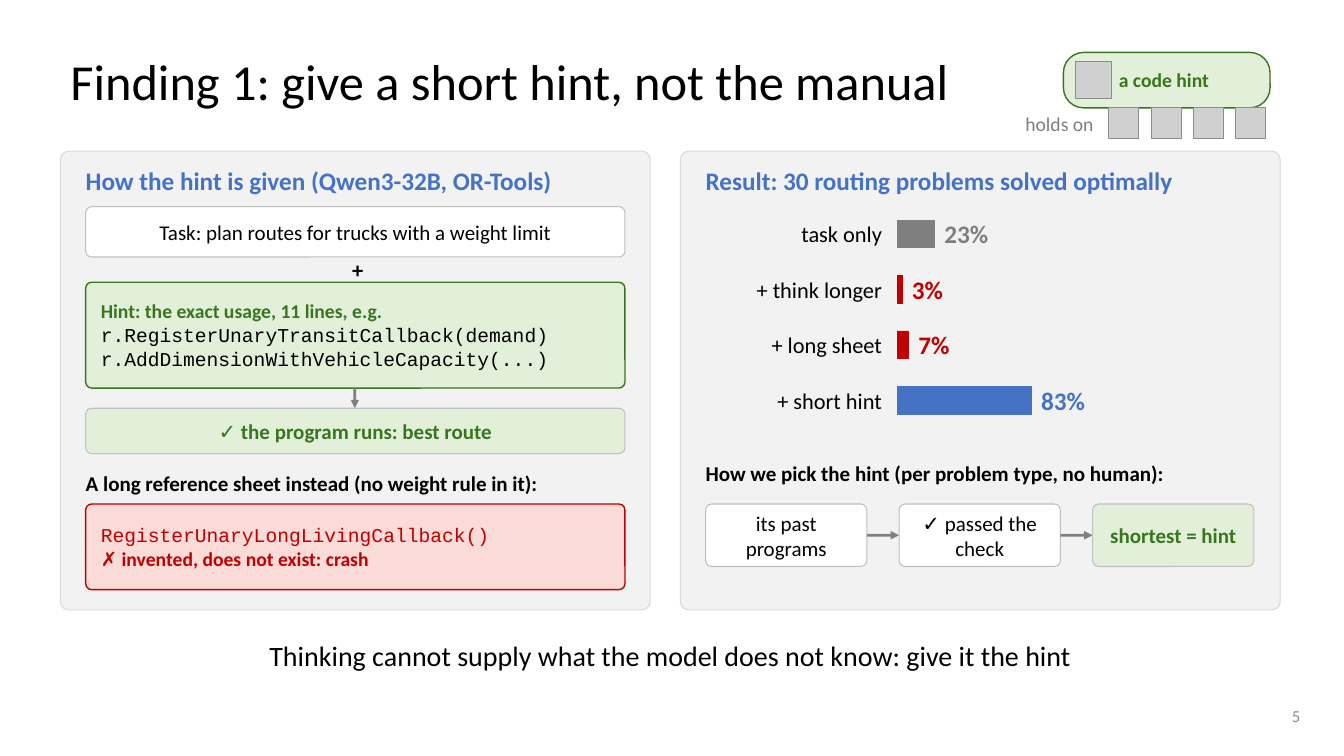
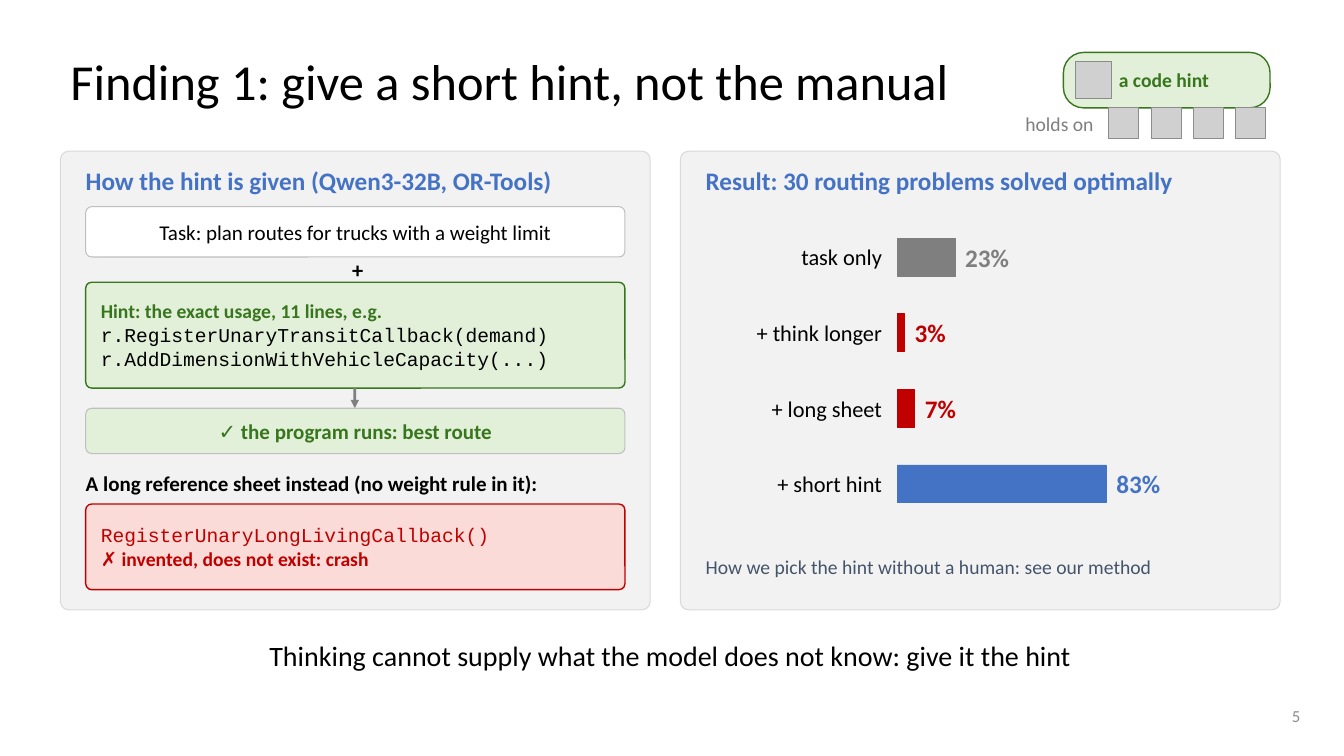
Before and after one commit to dlwns147/CSED490E_Project_Team5, a slide deck: slide 5 of Proposal_Team5.pptx. Drawn at 1344x756 pixels with LibreOffice and Linux fonts; fonts in the diff are those of the drawing; grey boxes stand for pictures. Boxes give left, top, right and bottom in pixels: in the first picture for what was removed or moved away, otherwise in the second. Text is boxed around its words. In the diff, an @@ line names an element or a change of style, - is before the commit and + after.

```diff
--- a/Proposal_Team5.pptx
+++ b/Proposal_Team5.pptx
@@ text "task only" moved from (x1=801, y1=226, x2=882, y2=246) to (x1=801, y1=249, x2=882, y2=269) @@
@@ rectangle resized from (x1=897, y1=220, x2=935, y2=248) to (x1=897, y1=238, x2=955, y2=276) @@
@@ text "23%" moved from (x1=944, y1=226, x2=988, y2=243) to (x1=965, y1=250, x2=1009, y2=267) @@
@@ text "+ think longer" moved from (x1=773, y1=282, x2=882, y2=302) to (x1=773, y1=325, x2=882, y2=345) @@
@@ rectangle resized from (x1=897, y1=275, x2=902, y2=303) to (x1=897, y1=314, x2=904, y2=352) @@
@@ text "3%" moved from (x1=912, y1=281, x2=943, y2=300) to (x1=915, y1=324, x2=946, y2=342) @@
@@ text "+ long sheet" moved from (x1=788, y1=337, x2=882, y2=357) to (x1=788, y1=401, x2=882, y2=421) @@
@@ rectangle resized from (x1=897, y1=331, x2=908, y2=359) to (x1=897, y1=389, x2=914, y2=427) @@
@@ text "7%" moved from (x1=918, y1=336, x2=949, y2=354) to (x1=925, y1=400, x2=956, y2=419) @@
@@ text "+ short hint" moved from (x1=793, y1=393, x2=882, y2=409) to (x1=793, y1=476, x2=882, y2=492) @@
@@ rectangle resized from (x1=897, y1=386, x2=1031, y2=414) to (x1=897, y1=465, x2=1107, y2=503) @@
@@ text "83%" moved from (x1=1041, y1=392, x2=1085, y2=410) to (x1=1116, y1=475, x2=1160, y2=493) @@
@@ rounded rectangle removed at (x1=706, y1=504, x2=867, y2=567) @@
@@ rounded rectangle removed at (x1=899, y1=504, x2=1061, y2=567) @@
@@ rounded rectangle removed at (x1=1093, y1=504, x2=1254, y2=567) @@
@@ text removed at (x1=746, y1=516, x2=827, y2=560) @@
-its past programs
@@ arrow removed from (867, 535) to (899, 535) @@
@@ text removed at (x1=945, y1=516, x2=1036, y2=556) @@
-✓ passed the check
@@ arrow removed from (1061, 535) to (1093, 535) @@
@@ text removed at (x1=1110, y1=528, x2=1236, y2=543) @@
-shortest = hint
@@ text at (x1=706, y1=560, x2=1151, y2=577): text changed; size 15 to 14 pt; text colour #000000 to #44546A; bold off @@
-How we pick the hint (per problem type, no human):
+How we pick the hint without a human: see our method
```
Also in this commit, not shown: 1 other slide changed, 3 other files.
